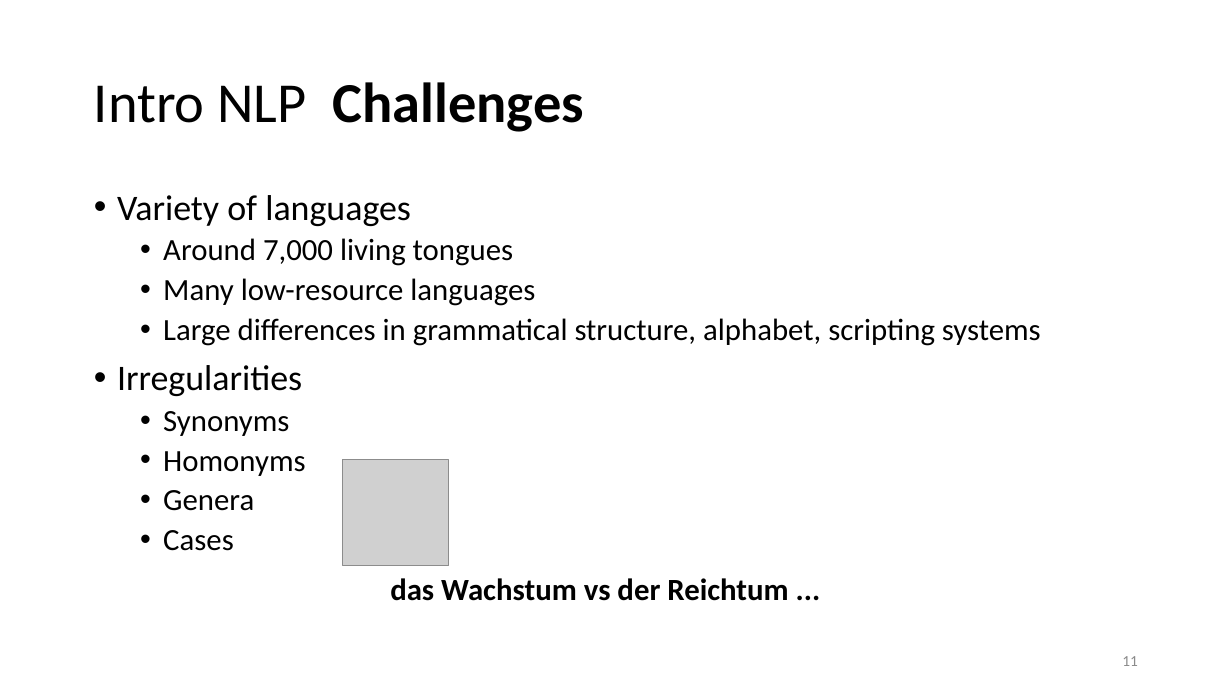
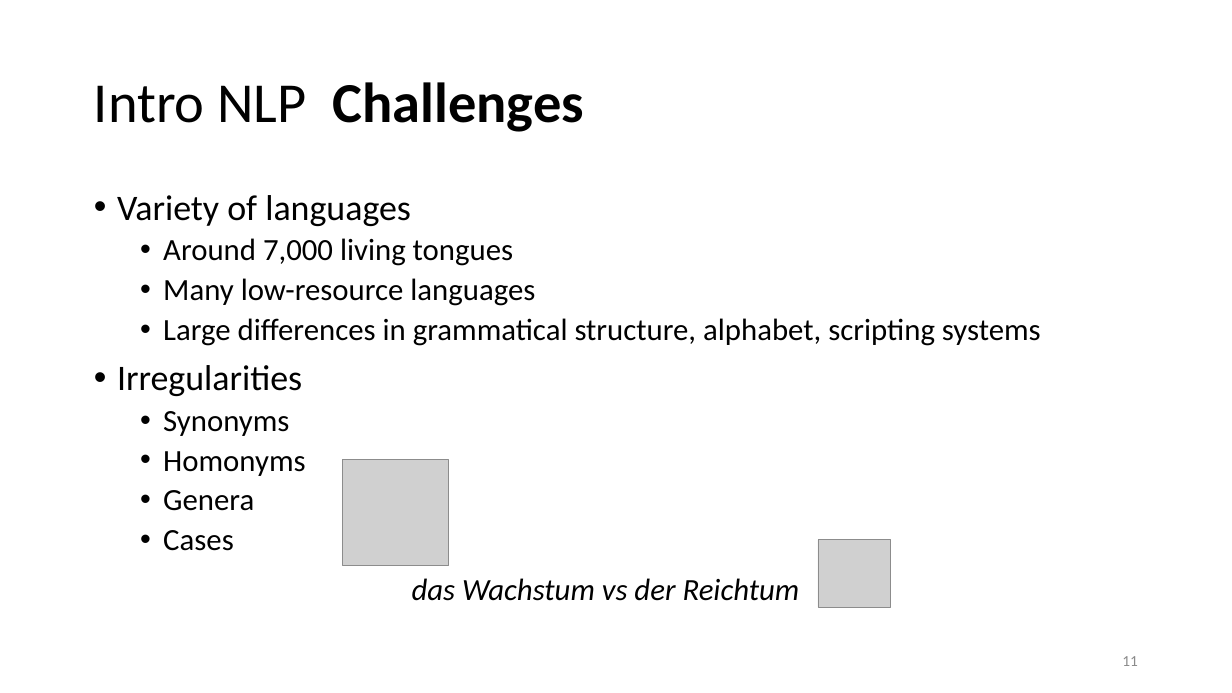
Before and after one commit to lisa-wm/consulting, a slide deck: slide 11 of 5_seminar/Contents_Part_01/Präsentation_Teil1.pptx. Drawn at 1232x693 pixels with LibreOffice and Linux fonts; fonts in the diff are those of the drawing; grey boxes stand for pictures. Boxes give left, top, right and bottom in pixels: in the first picture for what was removed or moved away, otherwise in the second. Text is boxed around its words. In the diff, an @@ line names an element or a change of style, - is before the commit and + after.

```diff
--- a/5_seminar/Contents_Part_01/Präsentation_Teil1.pptx
+++ b/5_seminar/Contents_Part_01/Präsentation_Teil1.pptx
@@ picture added at <box>818,540,891,607</box> @@
@@ text in speech box at <box>412,578,800,601</box>: text changed; bold off; italic on @@
-das Wachstum vs der Reichtum ...
+das Wachstum vs der Reichtum
```
Also in this commit, not shown: 7 other slides changed, 3 slides added.
